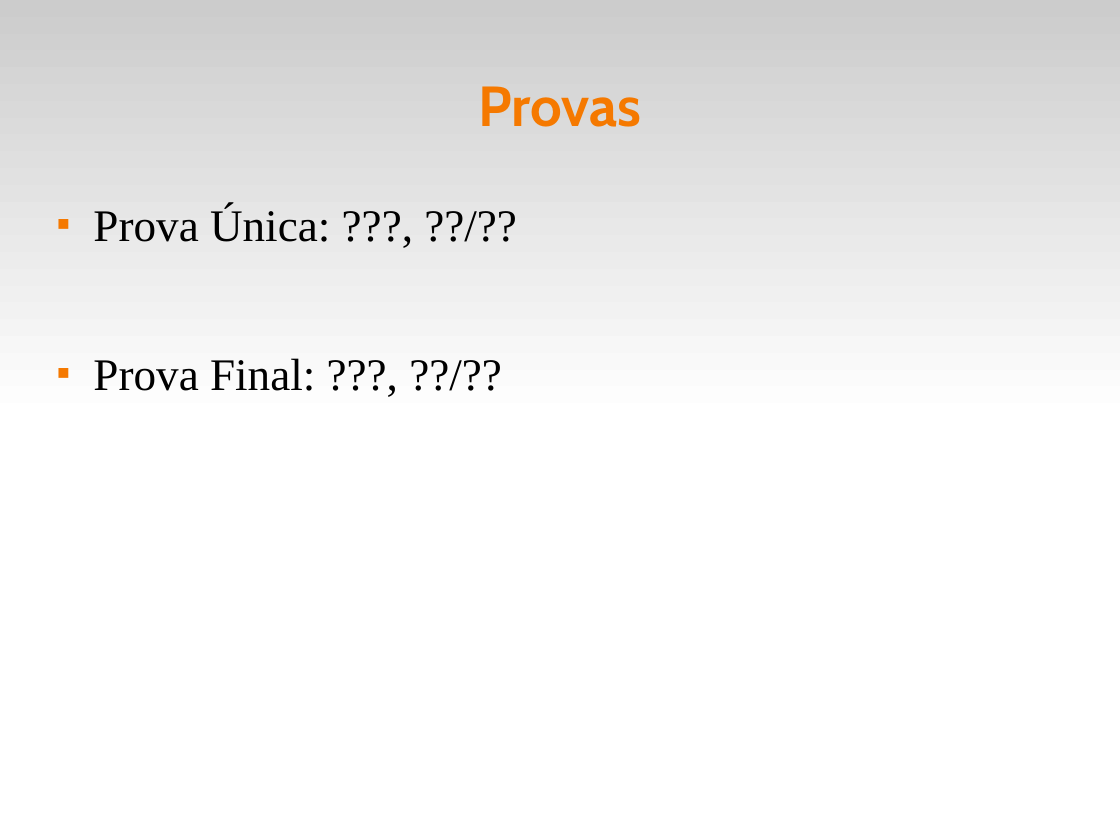
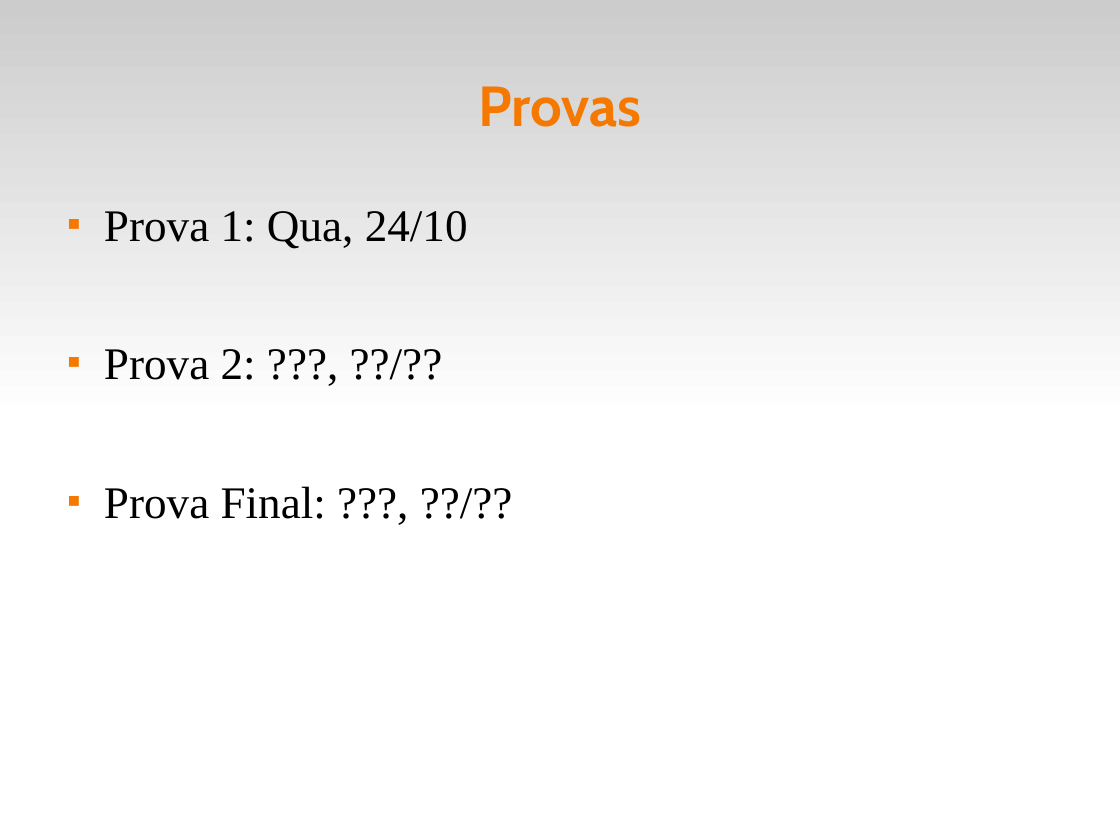
Before and after one commit to fsantanna-uerj/EDL, a slide deck: slide 7 of slides/edl-00.odp (slide 6 before the commit). Drawn at 1120x840 pixels with LibreOffice and Linux fonts; fonts in the diff are those of the drawing. Boxes give left, top, right and bottom in pixels: in the first picture for what was removed or moved away, otherwise in the second. Text is boxed around its words. In the diff, an @@ line names an element or a change of style, - is before the commit and + after.

```diff
--- a/slides/edl-00.odp
+++ b/slides/edl-00.odp
@@ text "Prova 1: Qua, 24/10": place and size @@
-text "Prova 1: Qua, 24/10" at (93, 206, 330, 391)
+text "Prova 1: Qua, 24/10" at (104, 211, 468, 519)
@@ text at (104, 211, 468, 380): text changed @@
-■ Prova Única: ???, ??/??
+■ Prova 1: Qua, 24/10
+■ Prova 2: ???, ??/??
```
Also in this commit, not shown: 1 slide added, 2 other files.
